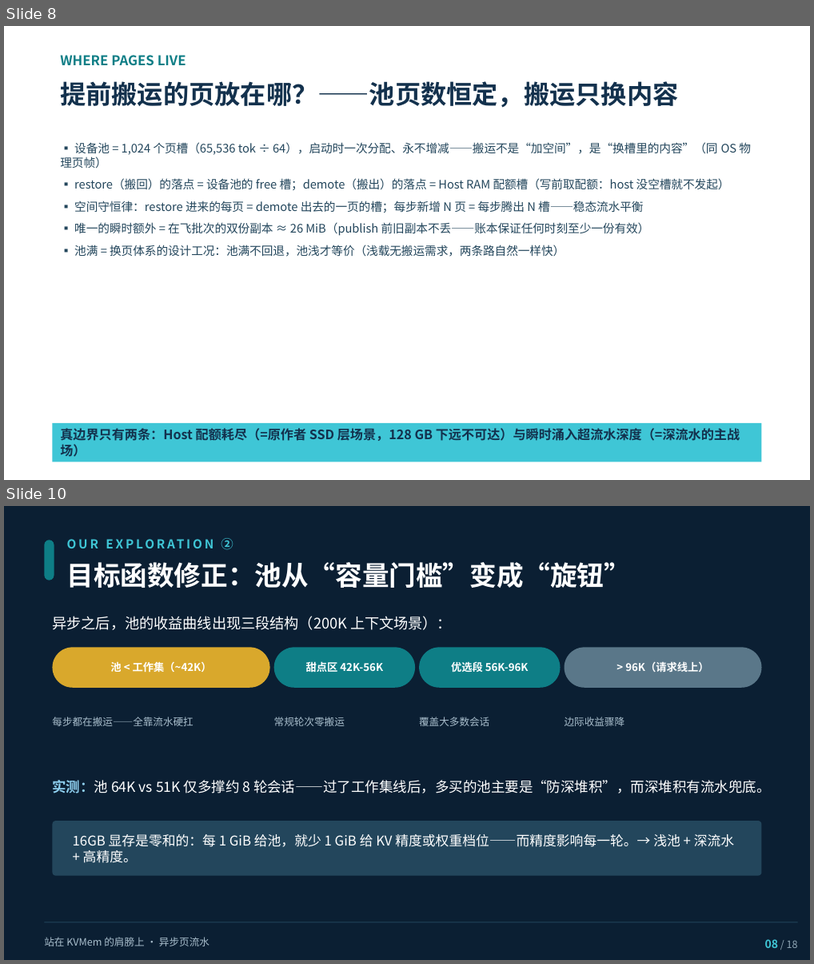
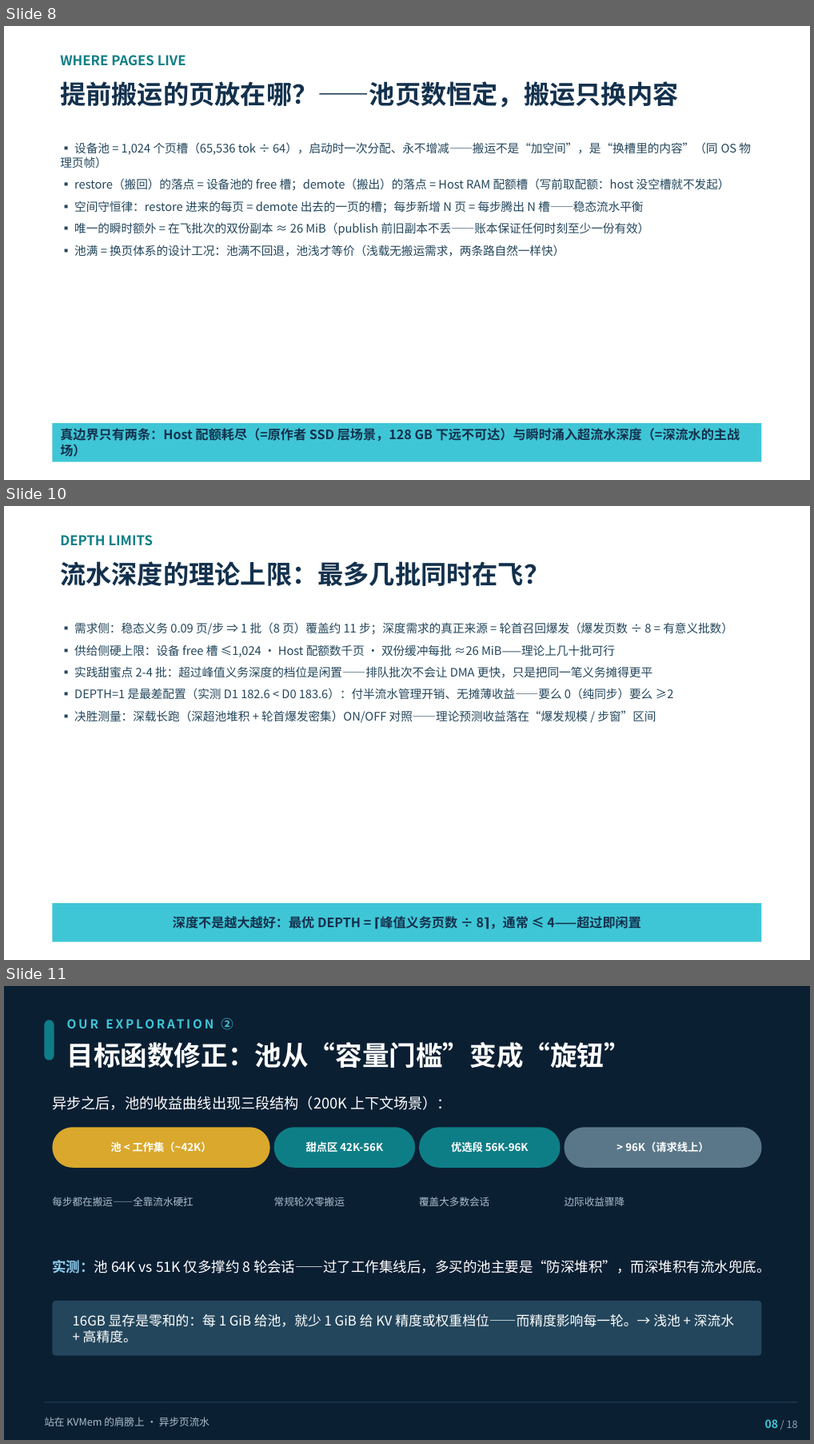
Before and after one commit to paicat1/Ninfer-KVMem-Async, a slide deck: docs/异步页流水-技术说明.pptx. Shown one above the other, each under a label of ours: slides 8 and 10 before the commit, slides 8, 10 and 11 after it; the slides between them are not shown. The pictures are 814x964 and 814x1444 pixels, drawn with LibreOffice and Linux fonts; fonts in the diff are those of the drawing. Boxes give left, top, right and bottom in pixels: in the first picture for what was removed or moved away, otherwise in the second. Text is boxed around its words. In the diff, an @@ line names an element or a change of style, - is before the commit and + after.

Commit message:
docs(public): 原理讨论定稿为「数学基础」（非辩解式）——①守恒律（搬运义务与开关无关）②支付位置不等式（T异步≤T同步恒成立）③三参数收益公式④义务两形态（稳态 0.05% 步窗 vs 轮首召回爆发=主战场）⑤DEPTH 上限（甜蜜点 2-4 批/DEPTH=1 最差配置/硬上限=free槽+配额）+ §137 三档实测对照——MD §3.1 小节改写 + PPT p9 重写为新版并新增 p10 DEPTH LIMITS（21 页）

```diff
--- a/docs/异步页流水-技术说明.pptx
+++ b/docs/异步页流水-技术说明.pptx
@@ slide 10 added at [4,506,810,960], background #FFFFFF @@
@@ text added at [60,535,153,546], 12 pt, text #0E7E86, bold @@
+DEPTH LIMITS
@@ text added at [60,561,550,586], 23 pt, text #13314D, bold @@
+流水深度的理论上限：最多几批同时在飞？
@@ text added at [74,622,734,723], 10.5 pt, text #23465C @@
+▪ 需求侧：稳态义务 0.09 页/步 ⇒ 1 批（8 页）覆盖约 11 步；深度需求的真正来源 = 轮首召回爆发（爆发页数 ÷ 8 = 有意义批数）
+▪ 供给侧硬上限：设备 free 槽 ≤1,024 · Host 配额数千页 · 双份缓冲每批 ≈26 MiB——理论上几十批可行
+▪ 实践甜蜜点 2-4 批：超过峰值义务深度的档位是闲置——排队批次不会让 DMA 更快，只是把同一笔义务摊得更平
+▪ DEPTH=1 是最差配置（实测 D1 182.6 < D0 183.6）：付半流水管理开销、无摊薄收益——要么 0（纯同步）要么 ≥2
+▪ 决胜测量：深载长跑（深超池堆积 + 轮首爆发密集）ON/OFF 对照——理论预测收益落在“爆发规模 / 步窗”区间
@@ rectangle added at [52,903,762,941], fill #3FC6D6, 11.5 pt, text #13314D, bold @@
+深度不是越大越好：最优 DEPTH = ⌈峰值义务页数 ÷ 8⌉，通常 ≤ 4——超过即闲置
@@ what was slide 10 is now slide 11 @@
```
Also in this commit, not shown: 1 slide changed, 1 other file.
